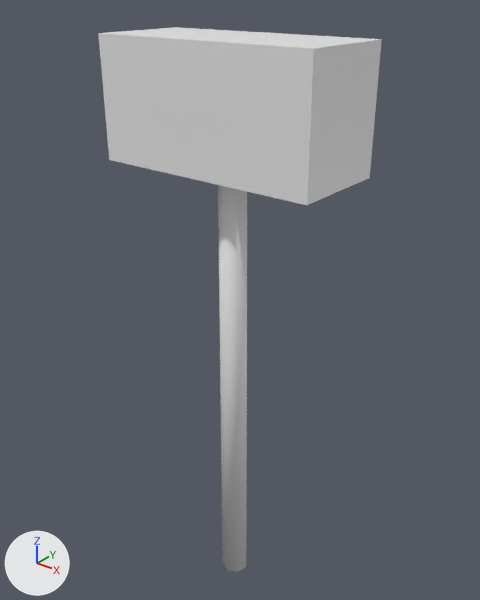
A saved change to the glTF model assets/models/items/gold_hammer.glb.
Camera for both pictures: a 50 mm camera at (0.539, -0.66, 0.823) aimed at (-0.013, 0.03, 0.395). Every picture has the same lights, and +X, +Y and +Z are marked at lower left. The first picture is the older version. Vertices at exactly the same position are counted once.

In view in the first picture: 'gold_hammer_v0'.
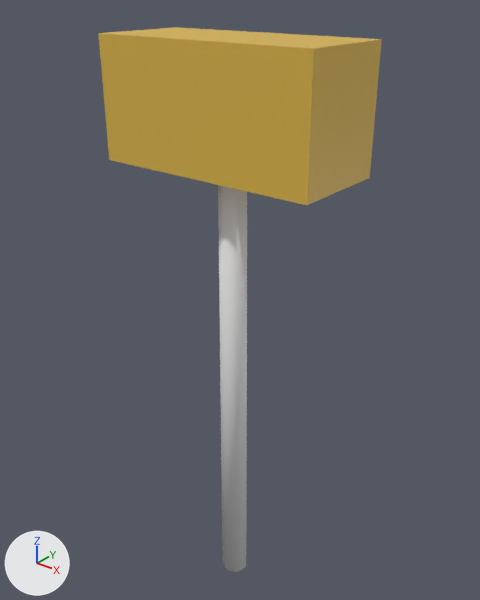
Boxes (x1, y1, x2, y2) around the edits, measured in the pictures (480 x 600 px):
part 1 of me_gold_hammer_v0, recoloured (white to yellow)
    both: (98, 27, 382, 205)

The change in detail:
me_gold_hammer_v0 has 22 vertices, 36 faces and spans x -0.16..0.16, y -0.07..0.07, z -0.1..0.76.
me_gold_hammer_v0 is used by ob_gold_hammer_v0; location (0.0, 0.0, 0.0).
me_gold_hammer_v0 part 1: 12 faces centred in x -0.16..0.16, y -0.07..0.07, z 0.6..0.76 are repainted in the vertex colours; the middle colour goes from white #ffffff to yellow #f2c850.
